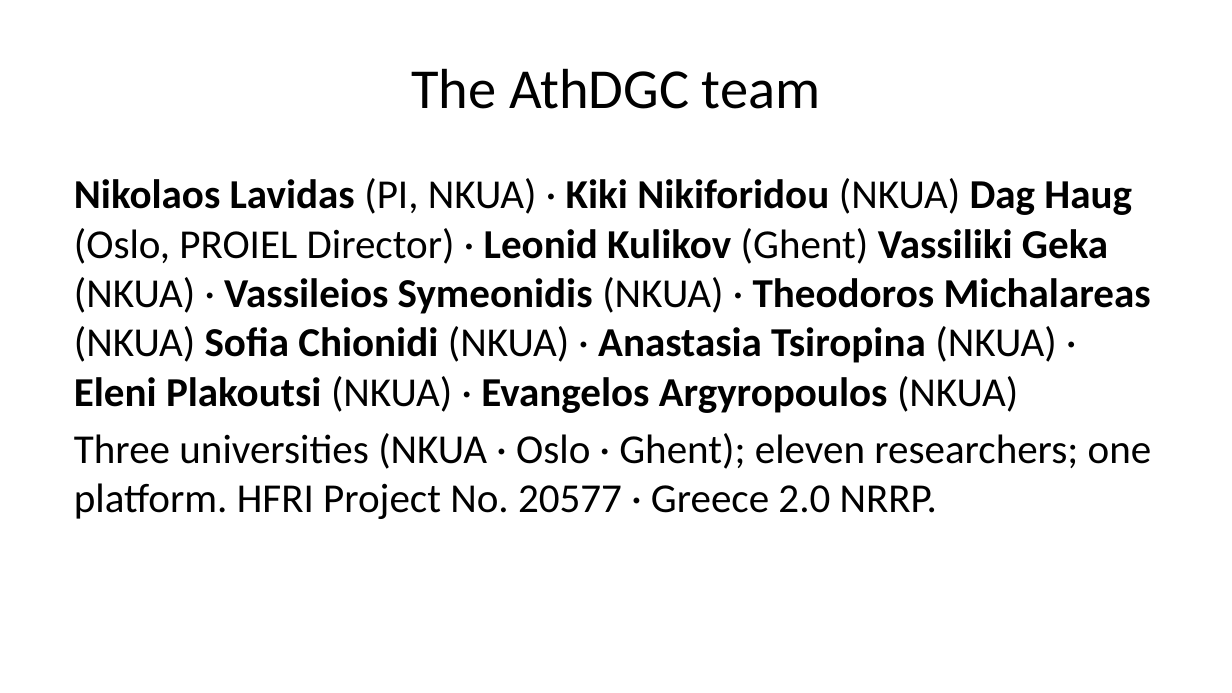
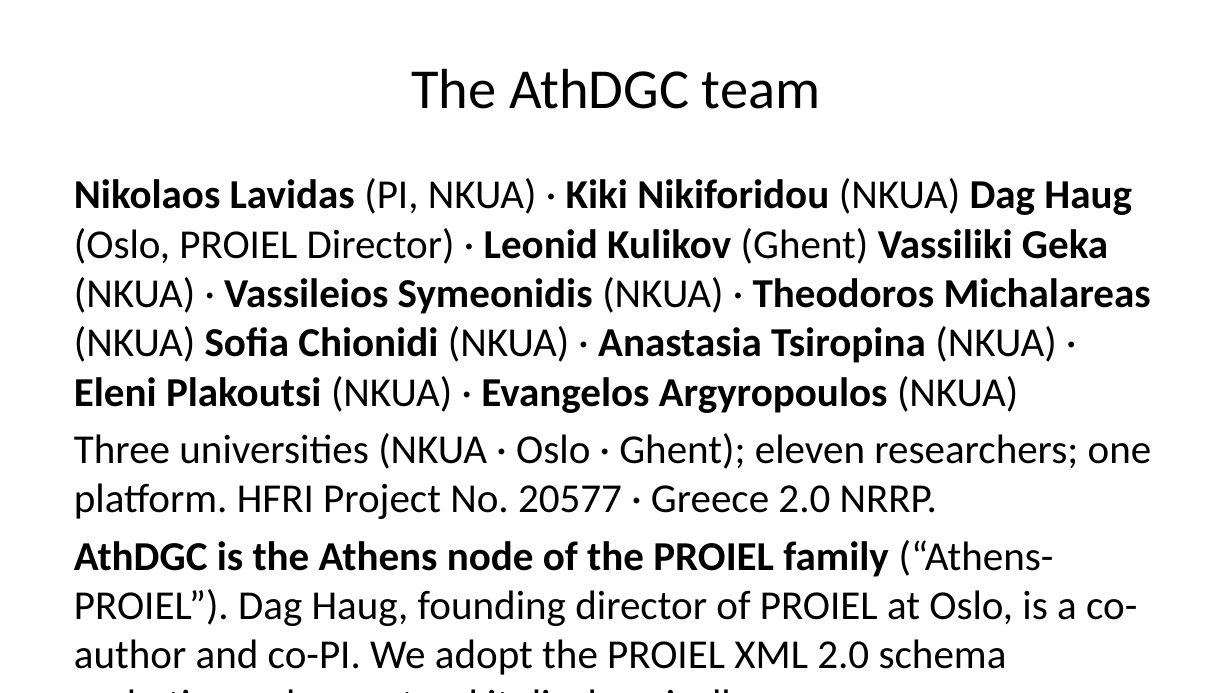
Before and after one commit to AthDGC/AthDGC.github.io, a slide deck: slide 4 of slides/tau_intertextuality_2026.pptx. Drawn at 1232x693 pixels with LibreOffice and Linux fonts; fonts in the diff are those of the drawing. Boxes give left, top, right and bottom in pixels: in the first picture for what was removed or moved away, otherwise in the second. Text is boxed around its words. In the diff, an @@ line names an element or a change of style, - is before the commit and + after.

```diff
--- a/slides/tau_intertextuality_2026.pptx
+++ b/slides/tau_intertextuality_2026.pptx
@@ text at <box>74,540,1137,675</box>: paragraph added @@
+AthDGC is the Athens node of the PROIEL family (“Athens-PROIEL”). Dag Haug, founding director of PROIEL at Oslo, is a co-author and co-PI. We adopt the PROIEL XML 2.0 schema verbatim and we extend it diachronically.
```
Also in this commit, not shown: 14 other files.
